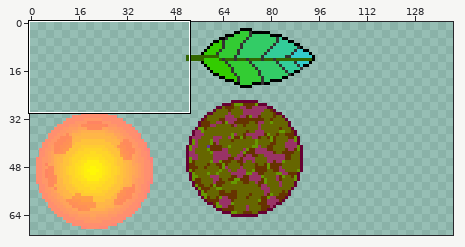
File history of a sprite sheet, static/assets/creatures/legs.png. The first picture is a wide view before the edit; the outline marks the close-up.
Close-up. Before:
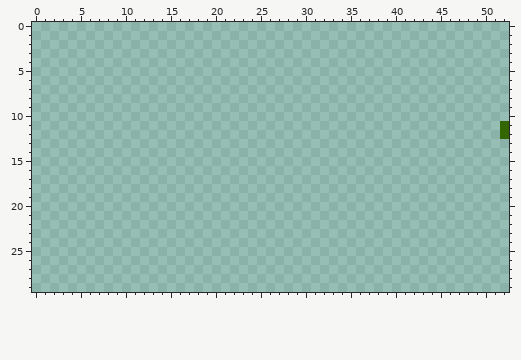
The file is 136x67 pixels. Colours within 5 levels of each other are drawn and written as one. Shown: x 0..52, y 0..29. The old version is drawn lined up with the new one. The commit also changed other parts of the picture, which this record leaves out.
After:
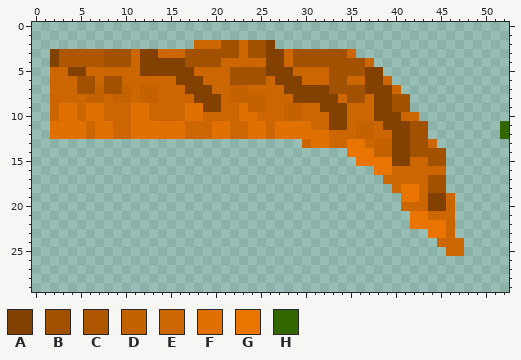
Palette (. is transparent): A #824100  B #a15100  C #ae5700  D #c56200  E #cc6600  F #e07000  G #e97400  H #336600
Difference:
canvas 136x67 -> 141x71; drawings rearranged on the sheet (the old picture shows each at its new place; 2 dropped ones are not shown)
y 2: x 18..26 ......... -> EEEBBEBBA
y 3: x 2..35 .................................. -> ACCCCCBBBEAAEEEBBBBBBEBBAAEBBBBBBE
y 4: x 2..37 .................................... -> ACCCCCBBBEAAAAABBBBEEEEEAAEBBBBBBBBE
y 5: x 2..38 ..................................... -> EEAAEEEEEEAAAAAAEEEEBBBBAAAEEEEBBBBAA
y 6: x 2..39 ...................................... -> EEEBBEBBEEEEEEAAAEEEBBBBEAAAEEEBBEEAAE
y 7: x 2..40 ....................................... -> EEEBBDBBDEDDEEEAAAEEDDEEEEAAAAABBBBAAAE
y 8: x 2..41 ........................................ -> EEEEDDEDDEDDEEEEAAAEDDDDEEEAAAAAEBBEAABB
y 9: x 2..41 ........................................ -> EFFEFFEEEFFEEEEFFAAEEFDDEEDDEEAAAEEEAABB
y 10: x 2..42 ......................................... -> EFFEFFEEEFFEEEEFFEEEEFFEEEDDEEEAAEEEAAAEE
y 11: x 2..43 .......................................... -> FFFFEFFEEFFFFFFEEEFFEEFFEFFFFEEAAEDDEAAABB
y 12: x 2..43 .......................................... -> FFFFEFFEEFFFFFFEEEFFEEFFEFFFFFFEEEDDEEAABB
y 13: x 30..44 ............... -> EFFEEGGEDDAABBE
y 14: x 35..45 ........... -> GGGDDAABBBB
y 15: x 36..45 .......... -> GGGGAAEEBB
y 16: x 38..45 ........ -> GGEEEEEE
y 17: x 39..45 ....... -> EEEEEBB
y 18: x 40..45 ...... -> EGGEBB
y 19: x 41..46 ...... -> GGEAAE
y 20: x 41..46 ...... -> EEEAAE
y 21: x 42..46 ..... -> GGEEE
y 22: x 42..46 ..... -> GGGGE
y 23: x 44..46 ... -> GGE
y 24: x 45..47 ... -> EEE
y 25: x 46..47 .. -> EE
Where, in picture pixels (left, top, right, bottom), the same in both close-ups:
added: (50, 40, 464, 256)
